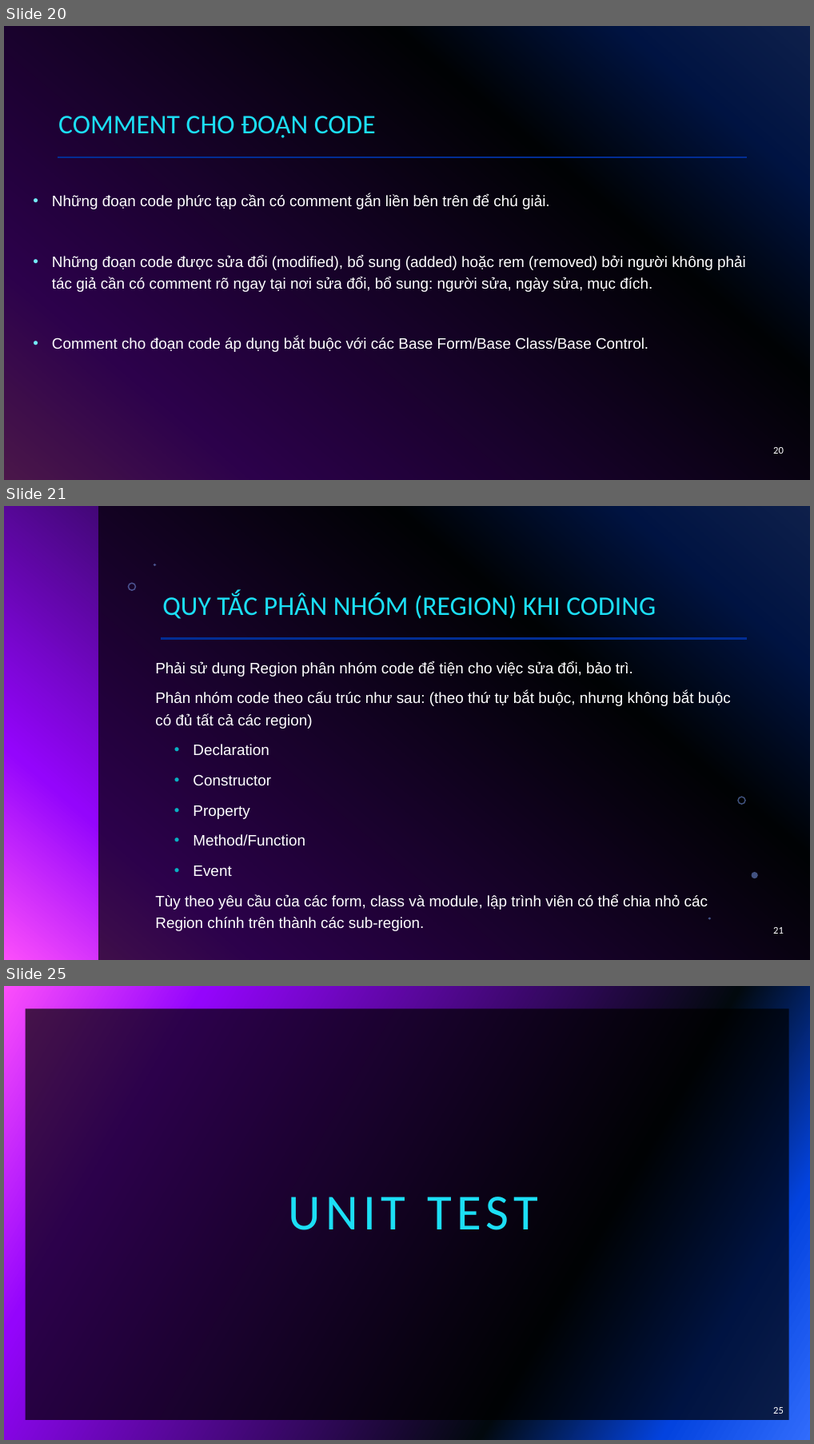
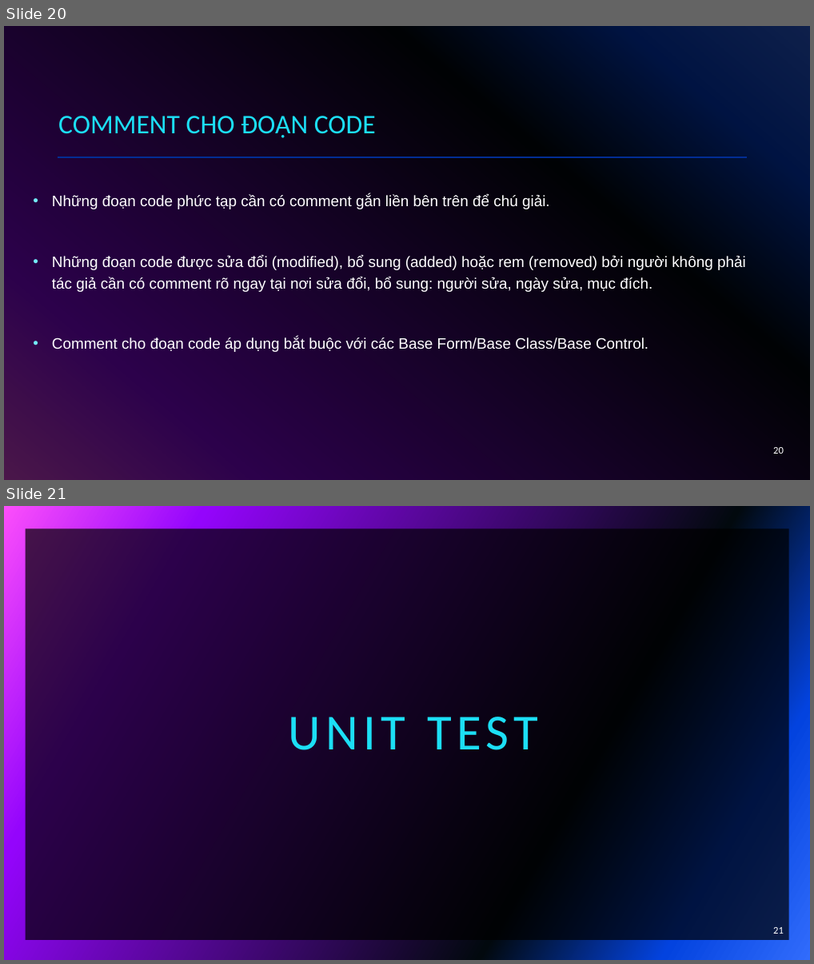
Before and after one commit to haohao0550/CongNghePhanMem, a slide deck: CNPM15_NHOM01_102220014_102220020_Github_CodeStyle_UnitCode.pptx. Shown one above the other, each under a label of ours: slides 20, 21 and 25 before the commit, slides 20 and 21 after it; the slides between them are not shown. The pictures are 814x1444 and 814x964 pixels, drawn with LibreOffice and Linux fonts; fonts in the diff are those of the drawing; background and template pictures are left out. Boxes give left, top, right and bottom in pixels: in the first picture for what was removed or moved away, otherwise in the second. Text is boxed around its words. In the diff, an @@ line names an element or a change of style, - is before the commit and + after.

```diff
--- a/CNPM15_NHOM01_102220014_102220020_Github_CodeStyle_UnitCode.pptx
+++ b/CNPM15_NHOM01_102220014_102220020_Github_CodeStyle_UnitCode.pptx
@@ slide 21 removed at [4, 506, 810, 960], background gradient #316CFC to #0343DF to #02090E to #9405FC to #FC4EFB @@
@@ group removed at [98, 506, 810, 960]: 5 freeform shapes, 1 rectangle @@
@@ title removed at [162, 592, 656, 619] @@
-QUY TẮC PHÂN NHÓM (REGION) KHI CODING
@@ line removed from (161, 639) to (748, 639) @@
@@ text removed at [155, 661, 731, 931] @@
-Phải sử dụng Region phân nhóm code để tiện cho việc sửa đổi, bảo trì.
-Phân nhóm code theo cấu trúc như sau: (theo thứ tự bắt buộc, nhưng không bắt buộc có đủ tất cả các region)
-  • Declaration
-  • Constructor
-  • Property
-  • Method/Function
-  • Event
-Tùy theo yêu cầu của các form, class và module, lập trình viên có thể chia nhỏ các Region chính trên thành các sub-region.
@@ page number removed at [774, 927, 784, 933] @@
-21
@@ what was slide 25 is now slide 21 @@
@@ page number at [774, 927, 784, 933]: text changed @@
-25
+21
```
Also in this commit, not shown: 6 slides changed, 8 slides added, 14 other slides removed.
